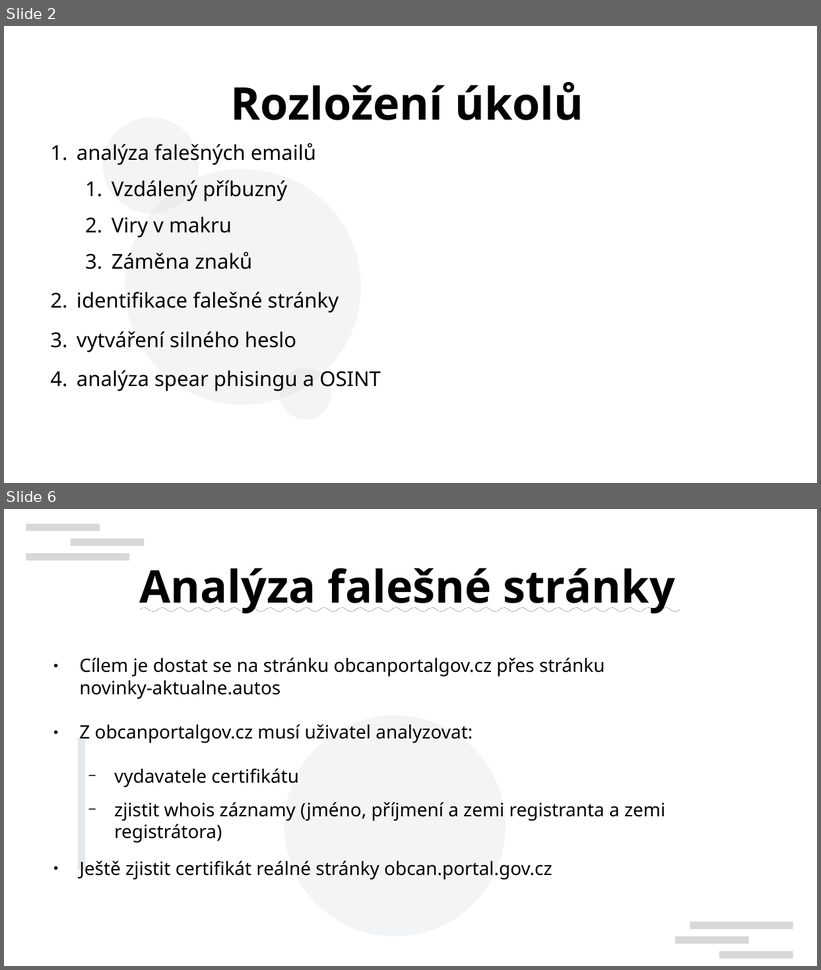
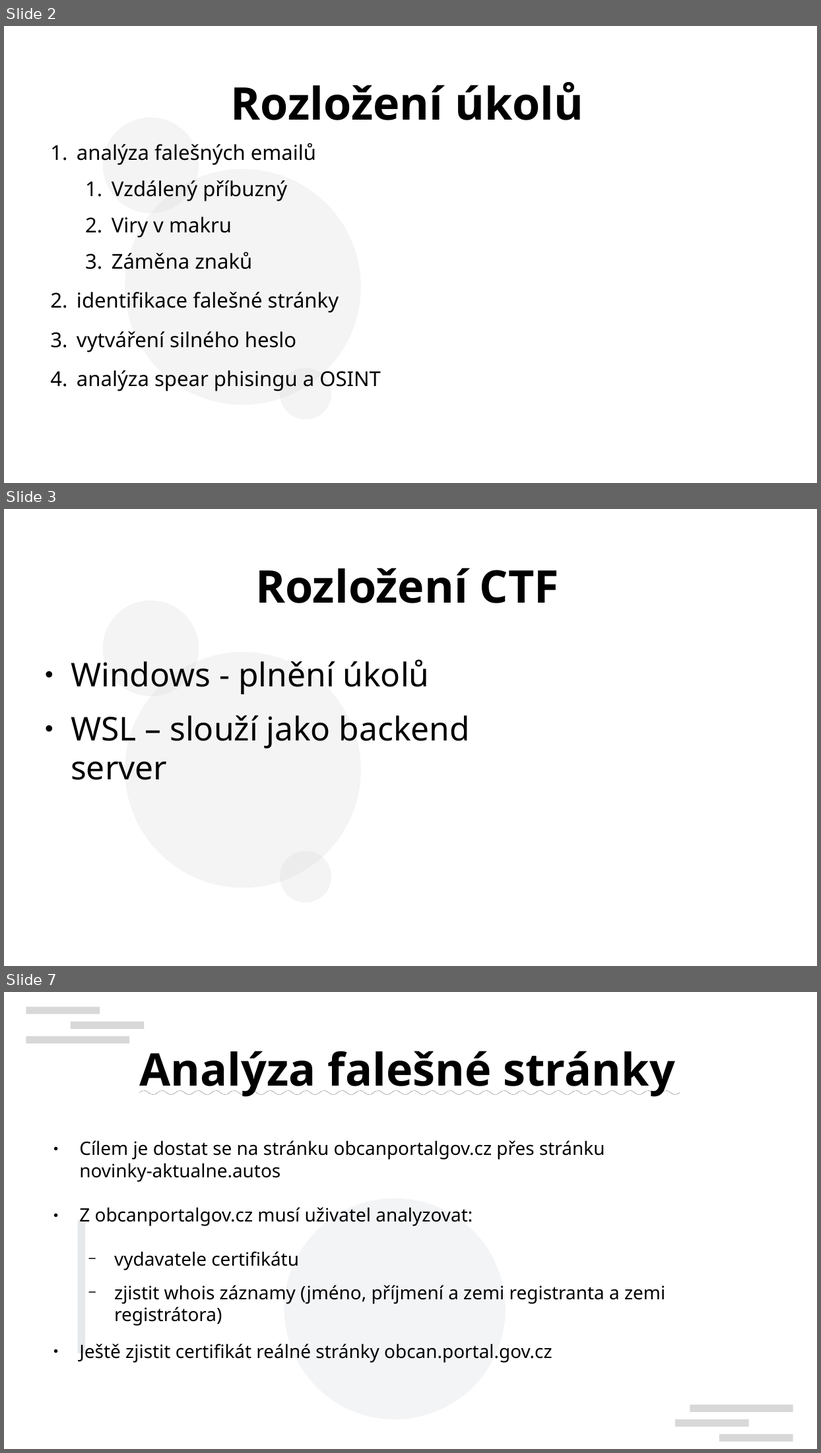
Before and after one commit to theFivehead/CTF-interaktivni-osveta, a slide deck: prezentace.odp. Shown one above the other, each under a label of ours: slides 2 and 6 before the commit, slides 2, 3 and 7 after it; the slides between them are not shown. The pictures are 821x970 and 821x1453 pixels, drawn with LibreOffice and Linux fonts; fonts in the diff are those of the drawing; background and template pictures are left out. Boxes give left, top, right and bottom in pixels: in the first picture for what was removed or moved away, otherwise in the second. Text is boxed around its words. In the diff, an @@ line names an element or a change of style, - is before the commit and + after.

```diff
--- a/prezentace.odp
+++ b/prezentace.odp
@@ slide 3 added at bbox=[4, 509, 817, 966], background #FFFFFF; not listed: 3 template elements that a slide beside it also shows @@
@@ title added at bbox=[255, 568, 560, 603], 44 pt, text #000000, bold @@
+Rozložení CTF
@@ text added at bbox=[71, 659, 470, 780], 32 pt, text #000000 @@
+● Windows - plnění úkolů
+● WSL – slouží jako backend server
@@ what was slide 6 is now slide 7 @@
```
Also in this commit, not shown: 5 slides changed, 1 other slide added, 1 slide removed, 2 other files.
